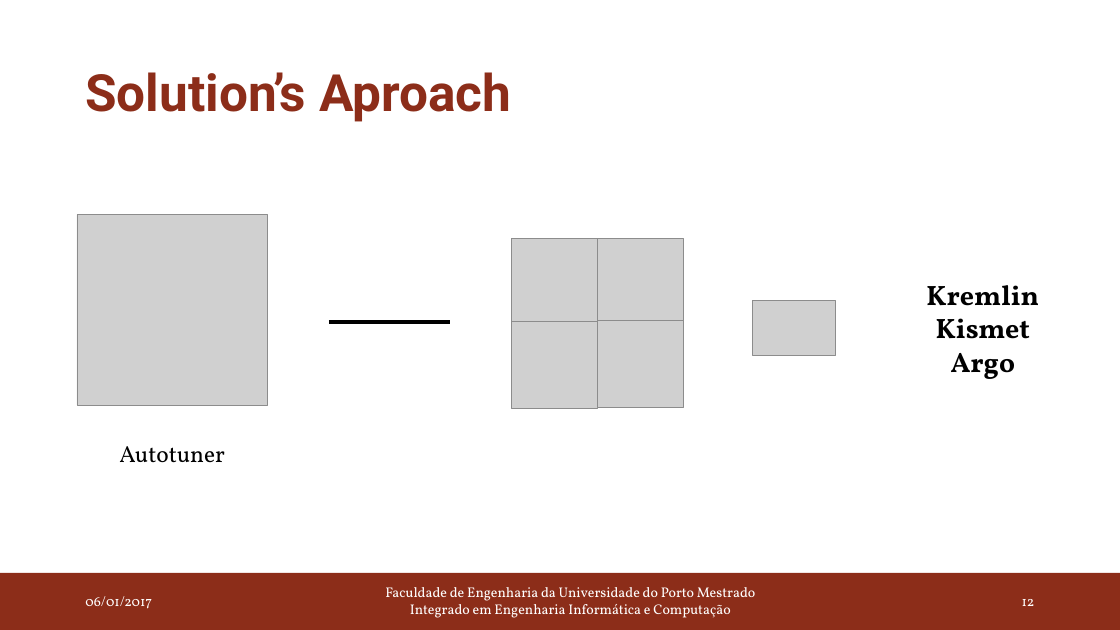
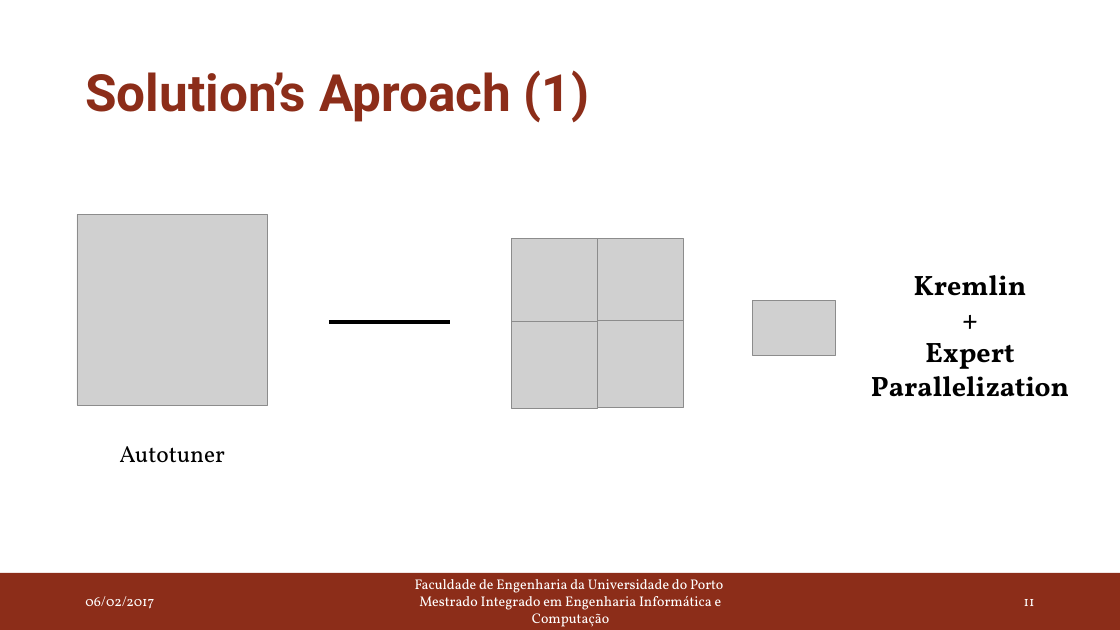
Before and after one commit to joaoBordalo/FEUP-Dissertation, a slide deck: slide 11 of deliverables/PDIS/second delivery/Autotuning Parallel Application in Heterogeneous Systems.pptx (slide 12 before the commit). Drawn at 1120x630 pixels with LibreOffice and Linux fonts; fonts in the diff are those of the drawing; grey boxes stand for pictures. Boxes give left, top, right and bottom in pixels: in the first picture for what was removed or moved away, otherwise in the second. Text is boxed around its words. In the diff, an @@ line names an element or a change of style, - is before the commit and + after.

Commit message:
pdis final delivery; kremlin stuff

```diff
--- a/deliverables/PDIS/second delivery/Autotuning Parallel Application in Heterogeneous Systems.pptx
+++ b/deliverables/PDIS/second delivery/Autotuning Parallel Application in Heterogeneous Systems.pptx
@@ title at (85, 70, 589, 123): text changed @@
-Solution’s Aproach
+Solution’s Aproach (1)
@@ text "Kremlin": place and size @@
-text "Kremlin" at (926, 285, 1039, 379)
+text "Kremlin" at (871, 275, 1069, 397)
@@ text at (871, 343, 1069, 397): text changed @@
-Kismet
-Argo
++
+Expert Parallelization
@@ text at (85, 596, 154, 609): text changed @@
-06/01/2017
+06/02/2017
@@ text at (415, 579, 723, 627): text changed @@
-Faculdade de Engenharia da Universidade do Porto Mestrado Integrado em Engenharia Informática e Computação
+Faculdade de Engenharia da Universidade do Porto
+Mestrado Integrado em Engenharia Informática e Computação
@@ page number at (1024, 599, 1035, 606): text changed @@
-12
+11
```
Also in this commit, not shown: 16 other slides changed, 1 slide removed, 36 other files.
